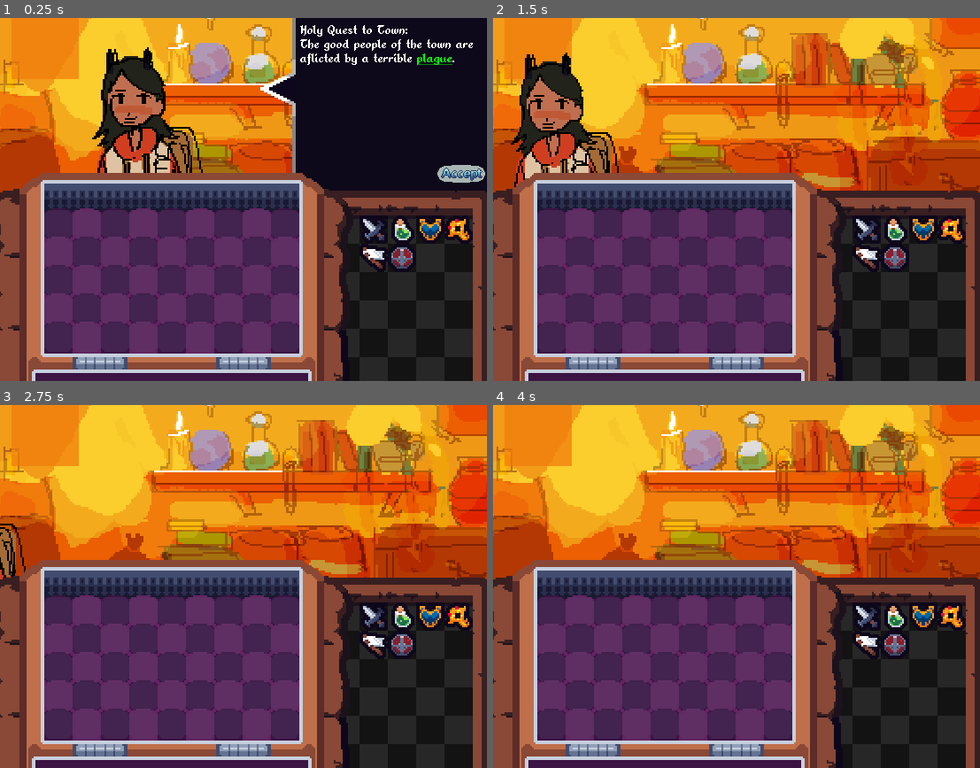
Above: before the commit, frames 1-4 (two rows, left to right).
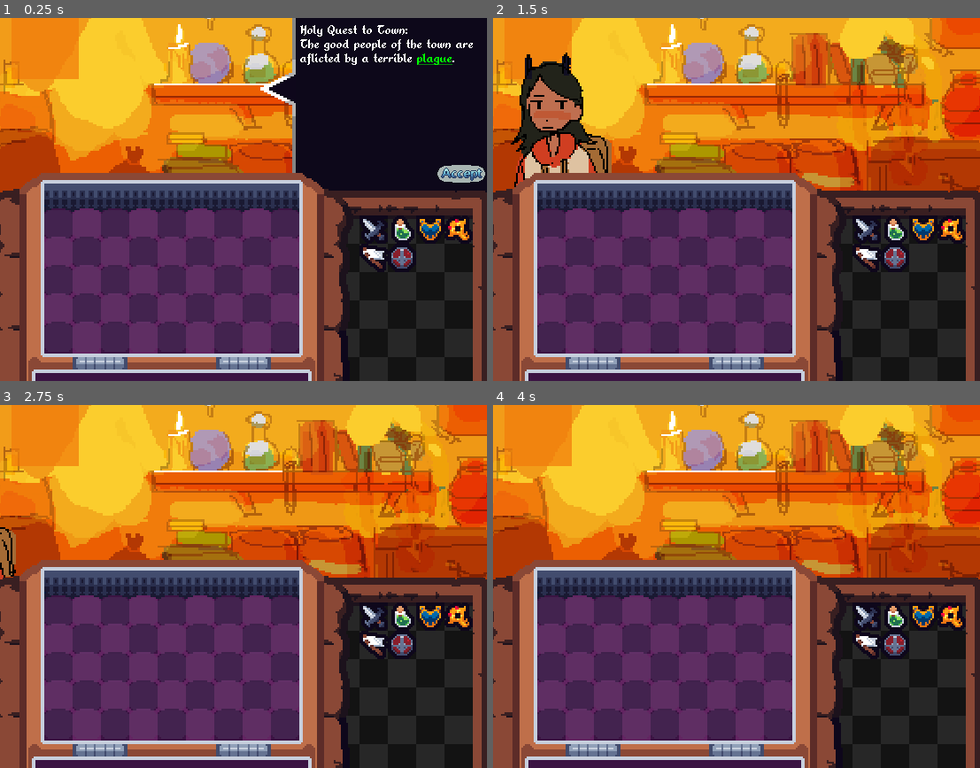
Above: after the commit, the same moments.

Repository: ObliteratedEntertainment/LudumDare54
Game: Godot game, scene res://main.tscn
Two runs of this game, one before a commit and one after it. Both use one fixed random seed, a clock stepped at 60 frames per second and the inputs below.
Inputs (mouse positions are in pixels of both pictures, inside the frame that each line leads up to):
- Up to frame 1 (0.25 s): no input
- Up to frame 2 (1.5 s): click (955, 174) at 0.5 s; move the mouse to (843, 181) at 1.27 s; tap R (item_rotate) at 1.35 s
- Up to frame 3 (2.75 s): move the mouse to (146, 604) at 2.02 s; tap R (item_rotate) at 2.1 s
- Up to frame 4 (4 s): move the mouse to (785, 506) at 2.77 s; tap R (item_rotate) at 2.85, 3.6 s; tap Enter at 3.5 s; move the mouse to (712, 659) at 3.52 s

The runs differ from the first frame. In frame 1, 4.8% of the frame differs, in the area x 18-42%, y 8-43%; in frame 2, 0.2%; in frame 3, 0.1%; in frame 4, nothing differs.

Commit message:
More animation/signals

Diff:
--- a/main.tscn
+++ b/main.tscn
@@ -93,8 +93,70 @@
 }]
 }
 
+[sub_resource type="Animation" id="Animation_iw16l"]
+resource_name = "Arrive"
+length = 3.0
+tracks/0/type = "value"
+tracks/0/imported = false
+tracks/0/enabled = true
+tracks/0/path = NodePath("SpriteLocation:position")
+tracks/0/interp = 1
+tracks/0/loop_wrap = true
+tracks/0/keys = {
+"times": PackedFloat32Array(0, 3),
+"transitions": PackedFloat32Array(1, 1),
+"update": 0,
+"values": [Vector2(-50, 62), Vector2(88.5, 56.5)]
+}
+tracks/1/type = "method"
+tracks/1/imported = false
+tracks/1/enabled = true
+tracks/1/path = NodePath(".")
+tracks/1/interp = 1
+tracks/1/loop_wrap = true
+tracks/1/keys = {
+"times": PackedFloat32Array(3),
+"transitions": PackedFloat32Array(1),
+"values": [{
+"args": [],
+"method": &"character_arrived"
+}]
+}
+
+[sub_resource type="Animation" id="Animation_iq2be"]
+resource_name = "Depart"
+length = 3.0
+tracks/0/type = "value"
+tracks/0/imported = false
+tracks/0/enabled = true
+tracks/0/path = NodePath("SpriteLocation:position")
+tracks/0/interp = 1
+tracks/0/loop_wrap = true
+tracks/0/keys = {
+"times": PackedFloat32Array(0, 3),
+"transitions": PackedFloat32Array(1, 1),
+"update": 0,
+"values": [Vector2(88.5, 56.5), Vector2(-50, 62)]
+}
+tracks/1/type = "method"
+tracks/1/imported = false
+tracks/1/enabled = true
+tracks/1/path = NodePath(".")
+tracks/1/interp = 1
+tracks/1/loop_wrap = true
+tracks/1/keys = {
+"times": PackedFloat32Array(3),
+"transitions": PackedFloat32Array(1),
+"values": [{
+"args": [],
+"method": &"character_departed"
+}]
+}
+
 [sub_resource type="AnimationLibrary" id="AnimationLibrary_dhnli"]
 _data = {
+"Arrive": SubResource("Animation_iw16l"),
+"Depart": SubResource("Animation_iq2be"),
 "Idle": SubResource("Animation_7pqff"),
 "Leave": SubResource("Animation_yanyu"),
 "Return": SubResource("Animation_fhf7g")
@@ -179,7 +241,7 @@
 position = Vector2(88.5, 56.5)
 
 [node name="AnimationPlayer" type="AnimationPlayer" parent="CharacterContainer"]
-autoplay = "Idle"
+autoplay = "Depart"
 libraries = {
 "": SubResource("AnimationLibrary_dhnli")
 }
--- a/singletons/game_manager.gd
+++ b/singletons/game_manager.gd
@@ -6,9 +6,10 @@
 
 signal quest_accepted(bool)
 
+signal character_arrived
 signal character_mission_start
 signal character_mission_end
-
+signal character_departed
 
 var character:Character
 var state:int
--- a/ui/character/CharacterContainer.gd
+++ b/ui/character/CharacterContainer.gd
@@ -23,11 +23,19 @@
 	sprite_location.add_child(character)
 	quest_text.set_quest(character.get_quest())
 	MusicManager.change_track(character.music_track_index)
+	character.disable_sprites()
+	character.flip_h(true)
+	character.neutral_sprite.visible = true
+	animation.play("Arrive")
 
 func _quest_accepted(success):
 	quest_successful = success
 	character.flip_h(false)
 	animation.play("Leave")
+
+func character_arrived():
+	GameManager.character_arrived.emit()
+	animation.play("Idle")
 
 func character_left():
 	GameManager.character_mission_start.emit()
@@ -44,3 +52,6 @@
 func character_return():
 	GameManager.character_mission_end.emit()
 	animation.play("Idle")
+
+func character_departed():
+	GameManager.character_departed.emit()
Not shown: 1 places in main.tscn that only renumber resources
